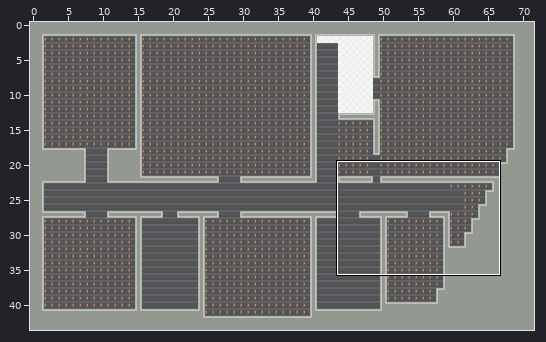
Two versions of a level (Tiled map (JSON), public/assets/maps/office7.tmj). The first picture is a wide view before the edit; the outline marks the close-up.
Close-up. Old version:
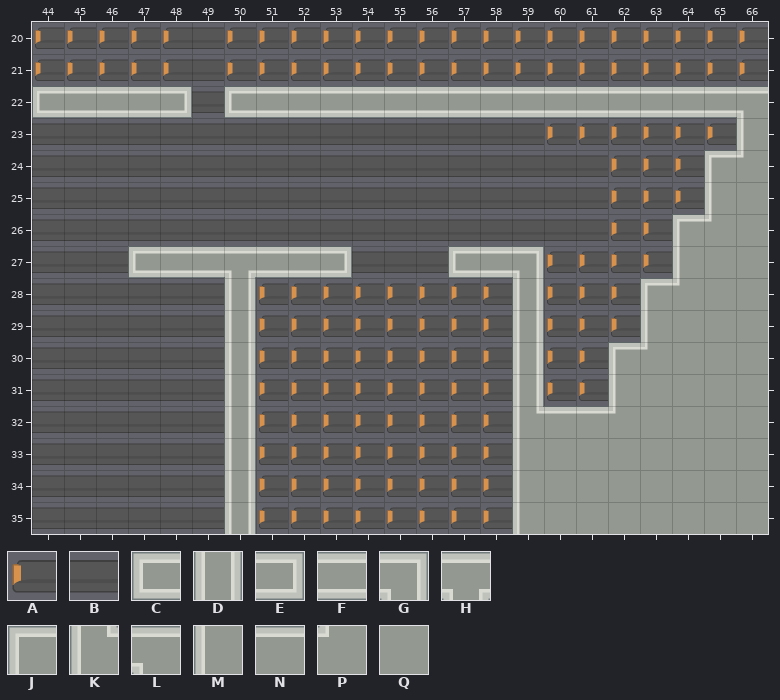
Cells are 64x64 px. Shown: x 44..66, y 20..35.
Key: from "kenney": A 500, B 501; from "walls": C 146, D 149, E 152, F 154, G 156, H 158, J 164, K 165, L 166, M 168, N 175, P 177, Q 190.
_ is an empty cell.
Layers that did not change in this view are not listed.
Layer "floor" before, first column x 44:
20 AAAAABAAAAAAAAAAAAAAAAA
21 AAAAABAAAAAAAAAAAAAAAAA
22 _____B_________________
23 BBBBBBBBBBBBBBBBAAAAAA_
24 BBBBBBBBBBBBBBBBBBAAA__
25 BBBBBBBBBBBBBBBBBBAAA__
26 BBBBBBBBBBBBBBBBBBAA___
27 BBB_______BBB___AAAA___
28 BBBBBB_AAAAAAAA_AAA____
29 BBBBBB_AAAAAAAA_AAA____
30 BBBBBB_AAAAAAAA_AA_____
31 BBBBBB_AAAAAAAA_AA_____
32 BBBBBB_AAAAAAAA________
33 BBBBBB_AAAAAAAA________
34 BBBBBB_AAAAAAAA________
35 BBBBBB_AAAAAAAA________
Layer "walls" before, first column x 44:
20 _______________________
21 _______________________
22 CFFFE_CFFFFFFFFFFFFFFFL
23 ______________________M
24 _____________________JP
25 _____________________MQ
26 ____________________JPQ
27 ___CFFHFFE___CFG____MQQ
28 ______D________D___JPQQ
29 ______D________D___MQQQ
30 ______D________D__JPQQQ
31 ______D________D__MQQQQ
32 ______D________KNNPQQQQ
33 ______D________MQQQQQQQ
34 ______D________MQQQQQQQ
35 ______D________MQQQQQQQ
New version:
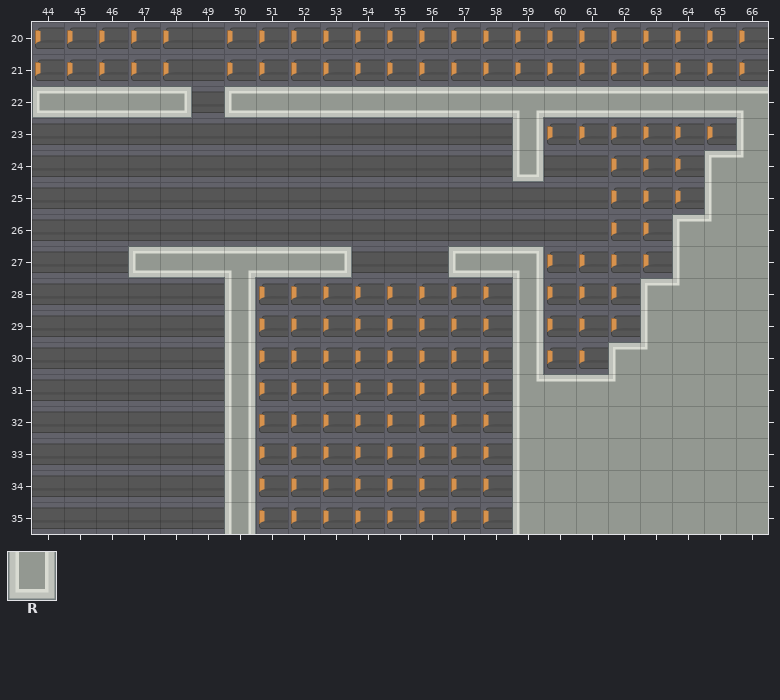
Further tiles: from "walls": R 145.
The edit:
{"where": "layer \"floor\""}
{"y":23,"x":59,"old":"B","new":"_"}
{"y":24,"x":59,"old":"B","new":"_"}
{"y":31,"x":60,"old":"AA","new":"__"}
{"where": "layer \"walls\""}
{"y":22,"x":59,"old":"F","new":"H"}
{"y":23,"x":59,"old":"_","new":"D"}
{"y":24,"x":59,"old":"_","new":"R"}
{"y":31,"x":59,"old":"D__M","new":"KNNP"}
{"y":32,"x":59,"old":"KNNP","new":"MQQQ"}
{"label":"changed","picture_box":[512,110,544,182]}
{"label":"changed","picture_box":[536,374,616,414]}
